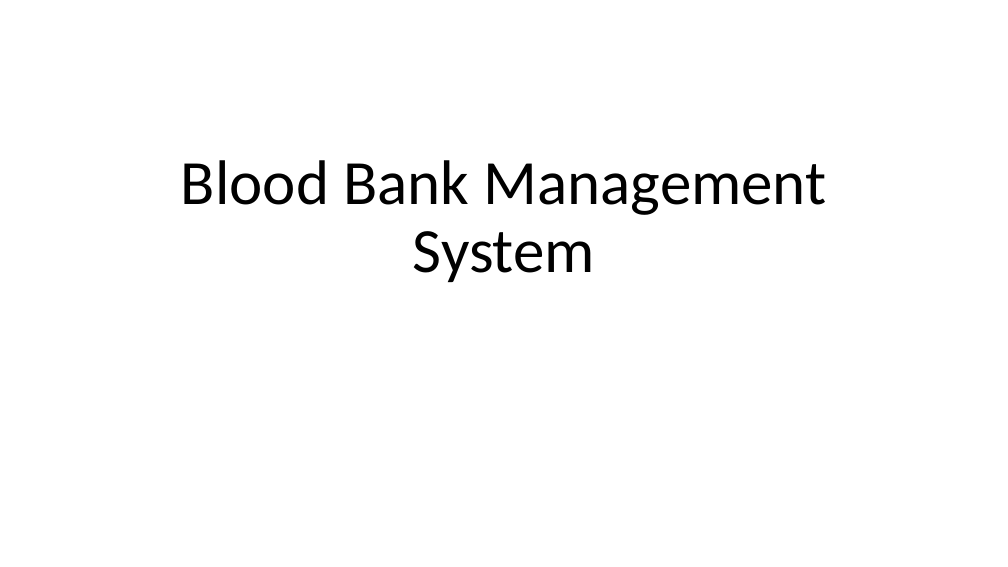
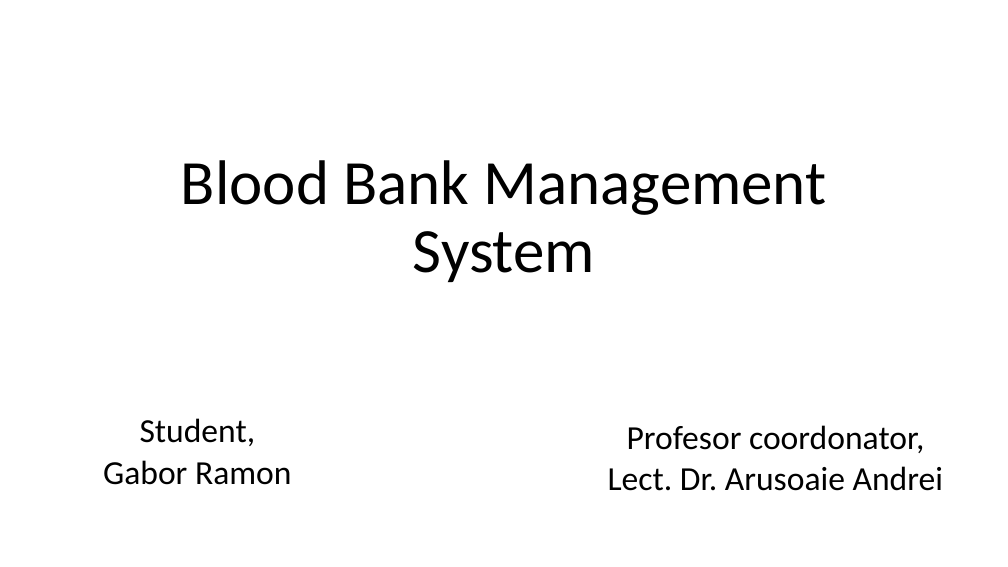
Before and after one commit to ramongabor95/Licenta, a slide deck: slide 1 of Licenta-Ramon Gabor.pptx. Drawn at 1008x567 pixels with LibreOffice and Linux fonts; fonts in the diff are those of the drawing. Boxes give left, top, right and bottom in pixels: in the first picture for what was removed or moved away, otherwise in the second. Text is boxed around its words. In the diff, an @@ line names an element or a change of style, - is before the commit and + after.

```diff
--- a/Licenta-Ramon Gabor.pptx
+++ b/Licenta-Ramon Gabor.pptx
@@ subtitle added at bbox=[103, 418, 292, 485], 32 pt, text #000000 @@
+Student,
+Gabor Ramon
@@ text added at bbox=[608, 425, 943, 491], 32 pt, text #000000 @@
+Profesor coordonator,
+Lect. Dr. Arusoaie Andrei
```
Also in this commit, not shown: 12 slides added.
